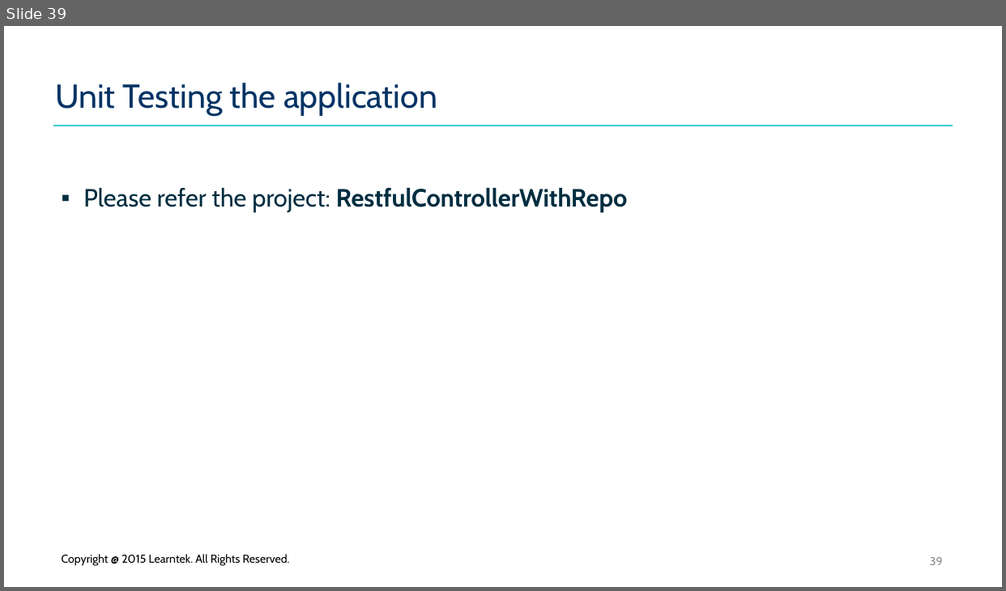
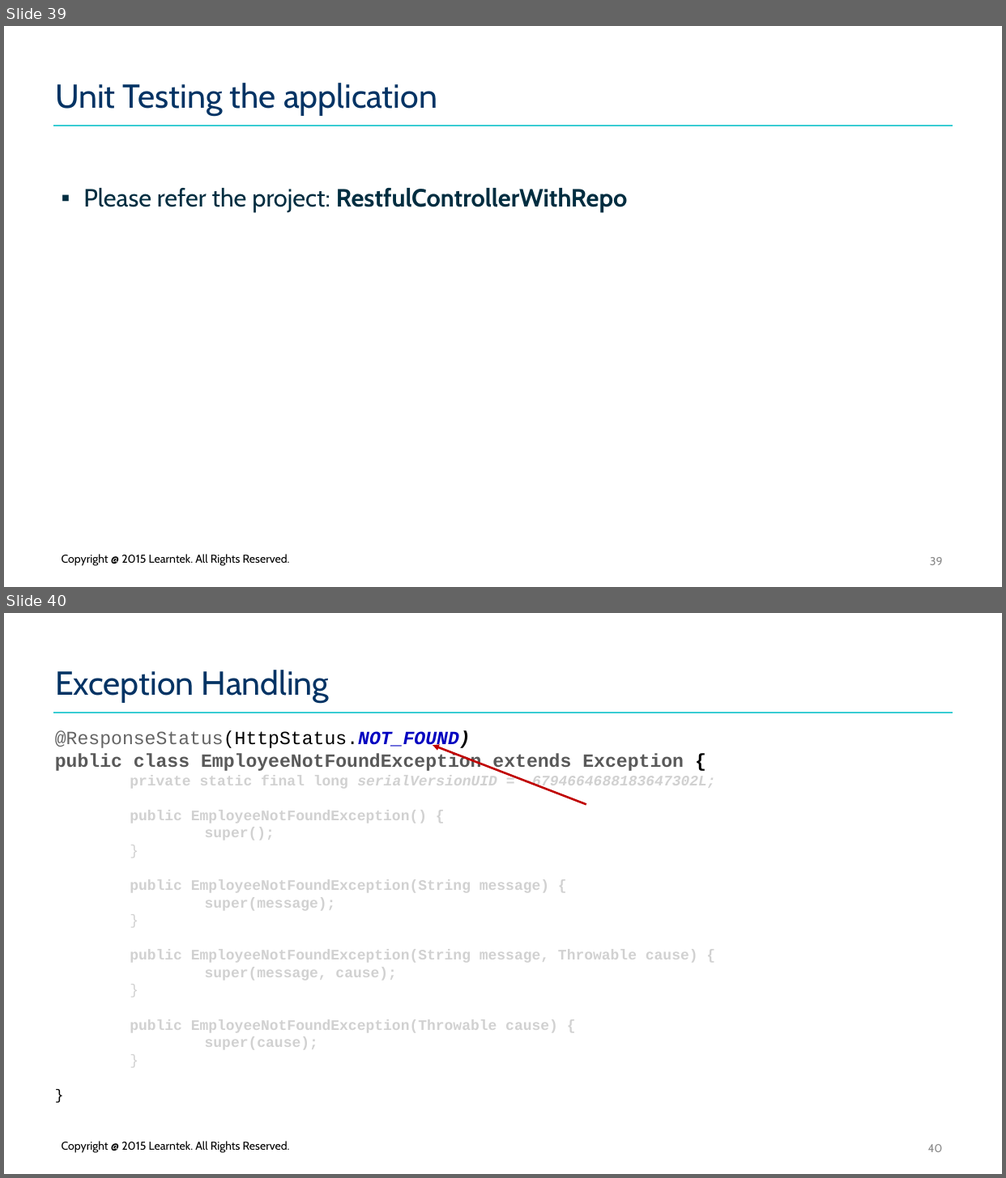
Before and after one commit to santoshkar/SpringBoot, a slide deck: Presentations/Part-11-Spring Boot.pptx. Shown one above the other, each under a label of ours: slide 39 before the commit, slides 39 and 40 after it. The pictures are 1006x591 and 1006x1178 pixels, drawn with LibreOffice and Linux fonts; fonts in the diff are those of the drawing; background and template pictures are left out. Boxes give left, top, right and bottom in pixels: in the first picture for what was removed or moved away, otherwise in the second. Text is boxed around its words. In the diff, an @@ line names an element or a change of style, - is before the commit and + after.

Commit message:
Added exception handling techniques

```diff
--- a/Presentations/Part-11-Spring Boot.pptx
+++ b/Presentations/Part-11-Spring Boot.pptx
@@ slide 40 added at [4, 613, 1002, 1174], background #FFFFFF; not listed: 1 template element that a slide beside it also shows @@
@@ title added at [55, 670, 330, 703], 32 pt, text #033364 @@
+Exception Handling
@@ text added at [55, 731, 715, 1050], 14 pt, text #D1D1D1, bold @@
+@ResponseStatus(HttpStatus.NOT_FOUND)
+public class EmployeeNotFoundException extends Exception {
+private static final long serialVersionUID = -6794664688183647302L;
+public EmployeeNotFoundException() {
+super();
+}
+public EmployeeNotFoundException(String message) {
+super(message);
+}
+public EmployeeNotFoundException(String message, Throwable cause) {
+super(message, cause);
+}
+public EmployeeNotFoundException(Throwable cause) {
+super(cause);
+}
+}
@@ arrow added from (586, 805) to (433, 746), #C00000 2 pt @@
@@ text added at [62, 1141, 290, 1152], 11 pt, text #000000 @@
+Copyright @ 2015 Learntek. All Rights Reserved.
@@ page number added at [928, 1144, 943, 1152], 11 pt, text #8C8C8C @@
+40
```
Also in this commit, not shown: 6 other slides added, 30 other files.
